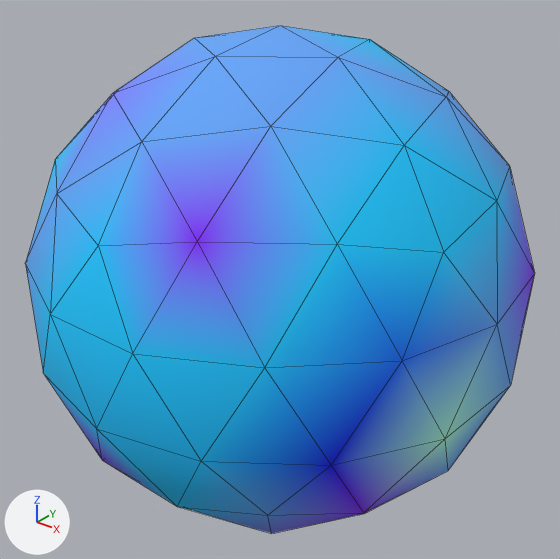
Renders of the COLLADA model Demo/Content/Models/Skyes/skyGeoDome.dae from each side of a commit.
Before and after are seen from a 50 mm camera at (9.2, -11.52, 7.11) aimed at (0.0, -0.01, -0.02). The axes (+X, +Y, +Z) are drawn at lower left. The lights are the same throughout. Mesh edges are drawn as thin lines.

The first picture shows 'F3:GeoDome1-0'.
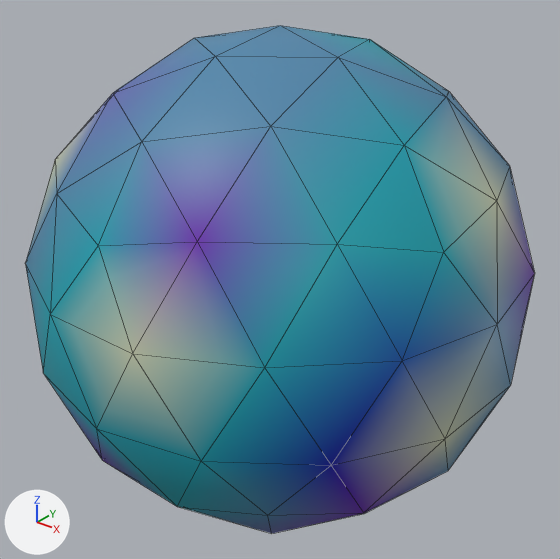
Commit message: Whiter sky

Where the change shows, as pixel boxes [x1, y1, x2, y2] in the pictures (560 x 559 px):
'F3:GeoDome1-0', recoloured: [26, 26, 534, 533] in both
part 1 of me_f3_geodome1_0, recoloured: [26, 95, 534, 512] in both
part 2 of me_f3_geodome1_0, recoloured: [50, 97, 497, 461] in both

Edits to the bpy script that builds the scene:
```text
Change mat_default:
    where n0 = _N.new('ShaderNodeBsdfPrincipled'); n0.name = 'Principled BSDF'
    n0.inputs[2].default_value: 0.9 -> 0.52  # 'Roughness'
    add n3 = _N.new('ShaderNodeMix'); n3.name = 'Mix'
    add n3.data_type = 'RGBA'
    add n3.blend_type = 'MULTIPLY'
    add n3.inputs[0].default_value = 1.0  # 'Factor'
    add n3.inputs[7].default_value = (0.587, 0.627, 0.44, 1.0)  # 'B', light grey #c9cfb1
    where n2 = _N.new('ShaderNodeVertexColor'); n2.name = 'Color Attribute'
    remove _L.new(n2.outputs[0], n0.inputs[0])  # 'Color' to 'Base Color'
    add _L.new(n2.outputs[0], n3.inputs[6])  # 'Color' to 'A'
    add _L.new(n3.outputs[2], n0.inputs[0])  # 'Result' to 'Base Color'
Change me_f3_geodome1_0:
    where me_f3_geodome1_0.from_pydata(...)  # 92 vertices, 180 faces; spans x -5.0..5.0, y -5.01..5.01, z -5.1..5.1
    used by ob_f3_geodome1_0; location = (0.0, 0.0, 0.0)
    me_f3_geodome1_0 part 1: 38 faces centred in x -4.92..4.92, y -4.51..4.62, z -2.07..4.55 are repainted in the vertex colours; the middle colour goes from blue #64a6f7 to white #ffffff
    me_f3_geodome1_0 part 2: 9 faces centred in x -2.82..4.57, y -4.95..4.84, z -0.32..3.47 are repainted in the vertex colours; the middle colour goes from cyan #15c5ff to white #ffffff
```
